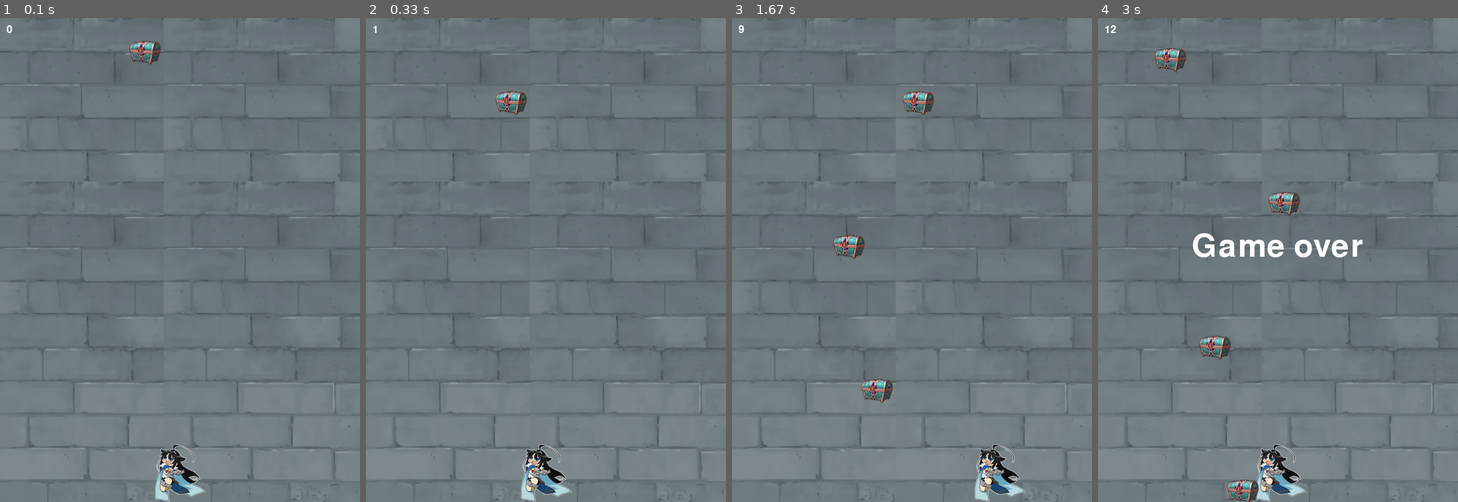
Above: before the commit, frames 1-4 (left to right).
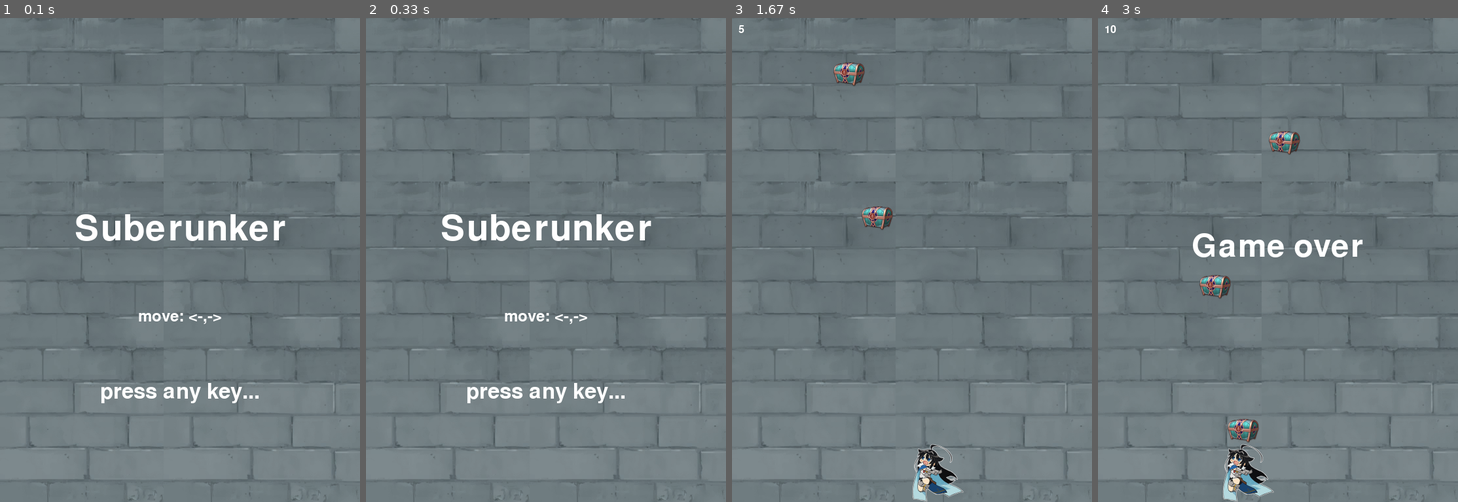
Above: after the commit, the same moments.

Repository: gingerK309/py_game
Game: pygame game, started from suberunker/suberunker.py
The game is run twice, just before and just after one commit, with the same random seed, the same clock (stepped at 60 frames per second) and the same inputs.
Inputs:
- Up to frame 1 (0.1 s): no input
- Up to frame 2 (0.33 s): no input
- Up to frame 3 (1.67 s): hold Right 0.33-0.8 s; hold Right 0.83-1.3 s; hold Left from 1.33 s (still down)
- Up to frame 4 (3 s): release Left at 1.87 s; hold Left 1.9-2.3 s; hold Right 2.33-2.97 s

The runs differ from the first frame. In frame 1, 3.4% of the frame differs, in the area x 1-80%, y 1-100%; in frame 2, 3.4%; in frame 3, 3.4%; in frame 4, 3.7%, in the area x 3-58%, y 1-100%.

Commit message:
add start page

Diff:
--- a/suberunker/suberunker.py
+++ b/suberunker/suberunker.py
@@ -1,3 +1,4 @@
+import sys
 import pygame
 import random
 
@@ -10,28 +11,17 @@
 clock = pygame.time.Clock() #FPS
 score_font = pygame.font.Font(None,24)
 message_font = pygame.font.Font(None,72)
+
 bg = pygame.image.load('./rsc/bg.png') # 배경 이미지 로드
-
-char = pygame.image.load('./rsc/char.png') # 스프라이트 이미지 로드
-char_size= char.get_rect().size # 이미지 크기 구함
-char_width = char_size[0] # 캐릭터 가로 크기
-char_height = char_size[1] # 캐릭터 세로 크기
-char_x_pos = width/2- char_width/2
-char_y_pos = height - char_height
-
+char = pygame.image.load('./rsc/char.png').convert_alpha() # 스프라이트 이미지 로드
 hit = pygame.mixer.Sound('./rsc/hit.wav') # 효과음
 hit.set_volume(0.3)
 pygame.mixer.music.load('./rsc/bgm.wav') # 배경음
 pygame.mixer.music.play(-1)
 pygame.mixer.music.set_volume(0.2)
 
-# 이동 좌표
-move_x = 0
-move_y = 0
-speed = 0.3
-
 # 장애물
-obs = pygame.image.load('./rsc/obstacle.png') # 스프라이트 이미지 로드
+obs = pygame.image.load('./rsc/obstacle.png').convert_alpha() # 스프라이트 이미지 로드
 obs_size= obs.get_rect().size # 이미지 크기 구함
 obs_width = obs_size[0] # 장애물 가로 크기
 obs_height = obs_size[1] # 장애물 세로 크기
@@ -51,71 +41,123 @@
 # 폰트 정의
 game_font = pygame.font.Font(None,40) # 폰트 객체 생성
 
+#시작 화면 press any key 이벤트
+def wait_for_key():
+    waiting = True
+    while waiting:
+        clock.tick(60)
+        for event in pygame.event.get():
+            if event.type == pygame.QUIT:
+                global running
+                running = False
+                waiting = False
+            if event.type == pygame.KEYUP:
+                waiting = False
+
+textcolor = (255,255,255)
+yellow = (255,255,0)
+
+#화면에 그릴 텍스트 생성 함수
+def draw_text(text, size, color, x,y):
+    font = pygame.font.Font(None, size)
+    text_surface = font.render(text, True, color)
+    text_rect = text_surface.get_rect()
+    text_rect.midtop = (x,y)
+    screen.blit(text_surface, text_rect)
+
+# 시작 화면
+def start():
+    for x in range(int(width / bg.get_width() + 1)):
+            for y in range(int(height / bg.get_height() + 1)):
+                screen.blit(bg, (x * 250, y * 250)) # 배경 그리기
+    draw_text('Suberunker',80, textcolor,width/2, height*2/5)
+    draw_text('move: <-,->',36, textcolor,width/2, height*3/5)
+    draw_text('press any key...',48,textcolor,width/2, height*3/4)
+    pygame.display.flip()
+    wait_for_key()
+    if pygame.event.get()== pygame.QUIT:
+        global exitcode
+        exitcode = True
+        pygame.quit()
+        sys.exit(0)
 
 running = True
-while running: # 이벤트 루프
-    fps = clock.tick(60) #초당 프레임 수 설정
-    for event in pygame.event.get():
-        if event.type == pygame.QUIT:
-            pygame.quit()
-        if event.type == pygame.KEYDOWN: # 키다운 이벤트 확인
-            if event.key == pygame.K_LEFT:
-                move_x -=speed
-            if event.key == pygame.K_RIGHT:
-                move_x +=speed
-        if event.type == pygame.KEYUP: # 키업하면 멈춤
-            if event.key == pygame.K_LEFT or event.key == pygame.K_RIGHT:
-                move_x=0
+def game():
+    char_size= char.get_rect().size # 이미지 크기 구함
+    char_width = char_size[0] # 캐릭터 가로 크기
+    char_height = char_size[1] # 캐릭터 세로 크기
+    char_x_pos = width/2- char_width/2
+    char_y_pos = height - char_height
+    # 이동 좌표
+    move_x = 0
+    speed = 0.3
 
-    char_rect = char.get_rect() # 캐릭터 충돌 처리를 위한 영역 설정
-    char_rect.left = char_x_pos
-    char_rect.top = char_y_pos
+    global running
+    while running: # 이벤트 루프
+        fps = clock.tick(60) #초당 프레임 수 설정
+        for event in pygame.event.get():
+            if event.type == pygame.QUIT:
+                pygame.quit()
+            if event.type == pygame.KEYDOWN: # 키다운 이벤트 확인
+                if event.key == pygame.K_LEFT:
+                    move_x -=speed
+                if event.key == pygame.K_RIGHT:
+                    move_x +=speed
+            if event.type == pygame.KEYUP: # 키업하면 멈춤
+                if event.key == pygame.K_LEFT or event.key == pygame.K_RIGHT:
+                    move_x=0
 
-    if  char_x_pos<0: #가로 경계값
-        char_x_pos = 0
-    elif char_x_pos>width-char_width:
-        char_x_pos = width-char_width
-    else: char_x_pos +=move_x * fps
+        char_rect = char.get_rect() # 캐릭터 충돌 처리를 위한 영역 설정
+        char_rect.left = char_x_pos
+        char_rect.top = char_y_pos
 
-    for x in range(int(width / bg.get_width() + 1)):
-        for y in range(int(height / bg.get_height() + 1)):
-            screen.blit(bg, (x * 250, y * 250)) # 배경 그리기
+        if  char_x_pos<0: #가로 경계값
+            char_x_pos = 0
+        elif char_x_pos>width-char_width:
+            char_x_pos = width-char_width
+        else: char_x_pos +=move_x * fps
 
-    screen.blit(char,(char_x_pos,char_y_pos)) # 캐릭터 그리기
+        for x in range(int(width / bg.get_width() + 1)):
+            for y in range(int(height / bg.get_height() + 1)):
+                screen.blit(bg, (x * 250, y * 250)) # 배경 그리기
 
-    if count % 40 == 0:
-        obsArr.append(drop()) # 장애물 배열에 장애물 추가
+        screen.blit(char,(char_x_pos,char_y_pos)) # 캐릭터 그리기
+
+        global count
+        if count % 40 == 0:
+            obsArr.append(drop()) # 장애물 배열에 장애물 추가
 
 
-    # 점수
-    score=score_font.render(str(int(count/10)),True,(255,255,255))
-    screen.blit(score,(10,10))
+        # 점수
+        score=score_font.render(str(int(count/10)),True,(255,255,255))
+        screen.blit(score,(10,10))
 
-    for i,obstacle in enumerate(obsArr): # 장애물 그리기
-        obstacle.speed()
-        obstacle.draw()
-        if obstacle.obs_y_pos > height:
-            obsArr.pop(i)
-        obs_rect = pygame.Rect(obs.get_rect())
-        obs_rect.left = obstacle.obs_x_pos
-        obs_rect.top = obstacle.obs_y_pos
-        if char_rect.colliderect(obs_rect): # 충돌 감지
-            hit.play()
-            pygame.mixer.music.stop()
-            running = False
-            over = message_font.render('Game over',True,(255,255,255))
-            over_size = char.get_rect().size
-            over_width = over_size[0]
-            over_height = over_size[1]
-            screen.blit(over,(width/2-over_width*1.65,height/2-over_height/2))
+        for i,obstacle in enumerate(obsArr): # 장애물 그리기
+            obstacle.speed()
+            obstacle.draw()
+            if obstacle.obs_y_pos > height:
+                obsArr.pop(i)
+            obs_rect = pygame.Rect(obs.get_rect())
+            obs_rect.left = obstacle.obs_x_pos
+            obs_rect.top = obstacle.obs_y_pos
+            if char_rect.colliderect(obs_rect): # 충돌 감지
+                hit.play()
+                pygame.mixer.music.stop()
+                running = False
+                over = message_font.render('Game over',True,(255,255,255))
+                over_size = char.get_rect().size
+                over_width = over_size[0]
+                over_height = over_size[1]
+                screen.blit(over,(width/2-over_width*1.65,height/2-over_height/2))
 
-
-    count += 1
-    pygame.display.update() # 게임 화면 업데이트
+        count += 1
+        pygame.display.update() # 게임 화면 업데이트
+start()
+game()
 
 while True:
     for event in pygame.event.get():
         if event.type == pygame.QUIT:
             pygame.quit()
-            exit(0)
+            sys.exit(0)
     pygame.display.update()
